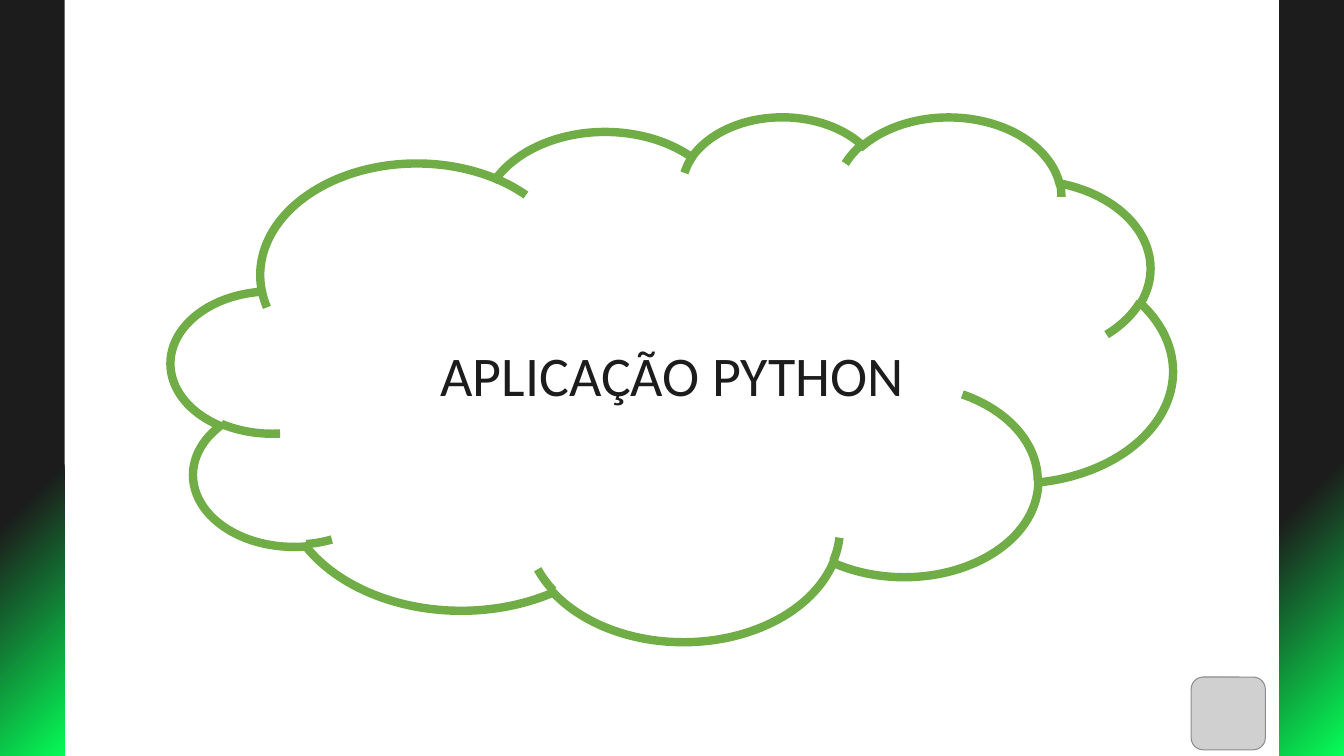
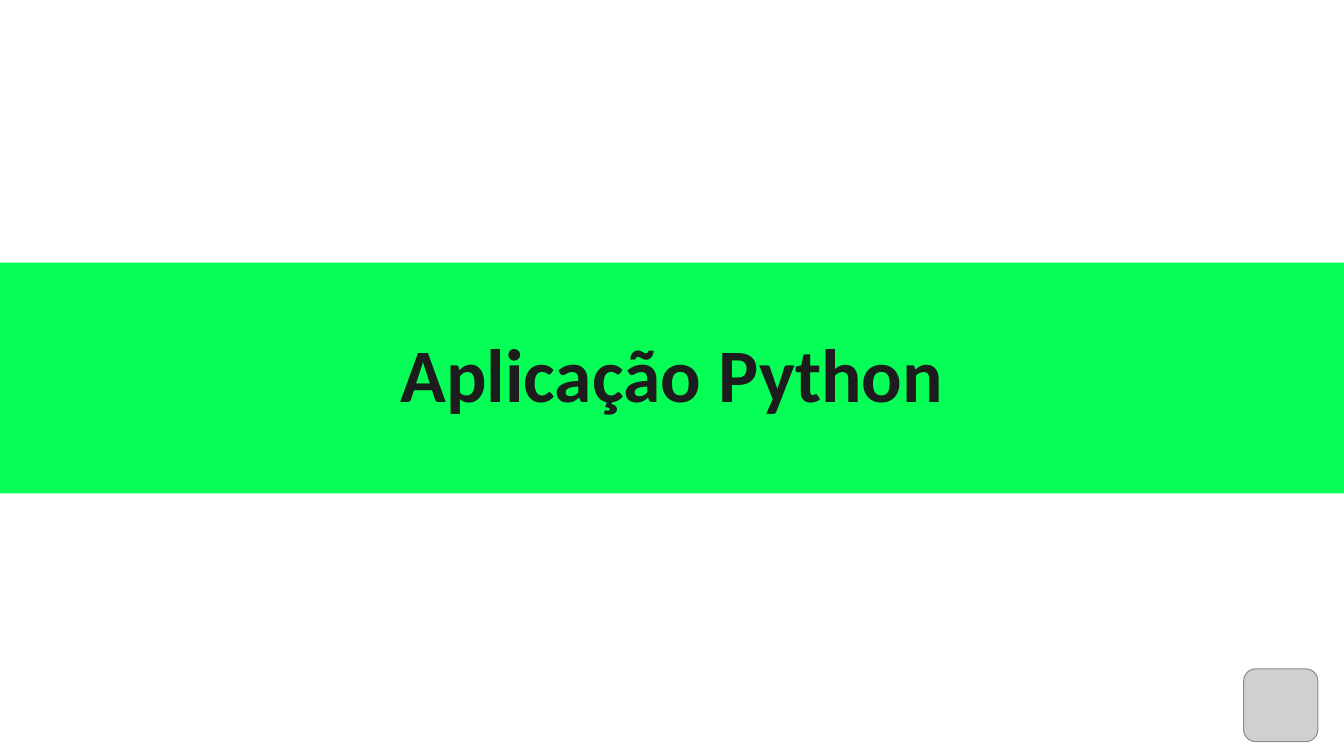
Before and after one commit to Projeto-Point/point, a slide deck: slide 11 of documentos/SlidePoint-Sprint2.pptx (slide 9 before the commit). Drawn at 1344x756 pixels with LibreOffice and Linux fonts; fonts in the diff are those of the drawing; grey boxes stand for pictures. Boxes give left, top, right and bottom in pixels: in the first picture for what was removed or moved away, otherwise in the second. Text is boxed around its words. In the diff, an @@ line names an element or a change of style, - is before the commit and + after.

```diff
--- a/documentos/SlidePoint-Sprint2.pptx
+++ b/documentos/SlidePoint-Sprint2.pptx
@@ rectangle removed at (0,0,65,756) @@
@@ rectangle removed at (1279,0,1344,756) @@
@@ cloud removed at (171,116,1173,641) @@
@@ rectangle added at (0,262,1344,493), fill #05FF57 @@
@@ text at (400,349,943,415): text changed; size 40 to 54 pt; bold on @@
-APLICAÇÃO PYTHON
+Aplicação Python
@@ picture: place and size @@
-picture at (1192,678,1266,750)
+picture at (1244,669,1319,742)
```
Also in this commit, not shown: 8 other slides changed, 3 slides added, 21 other files.
